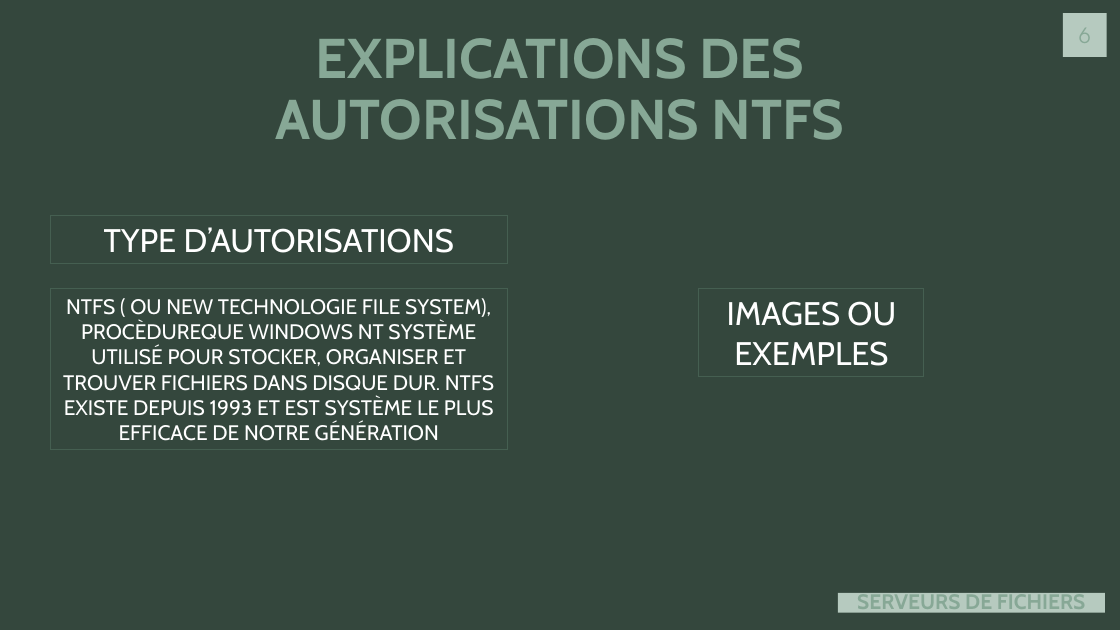
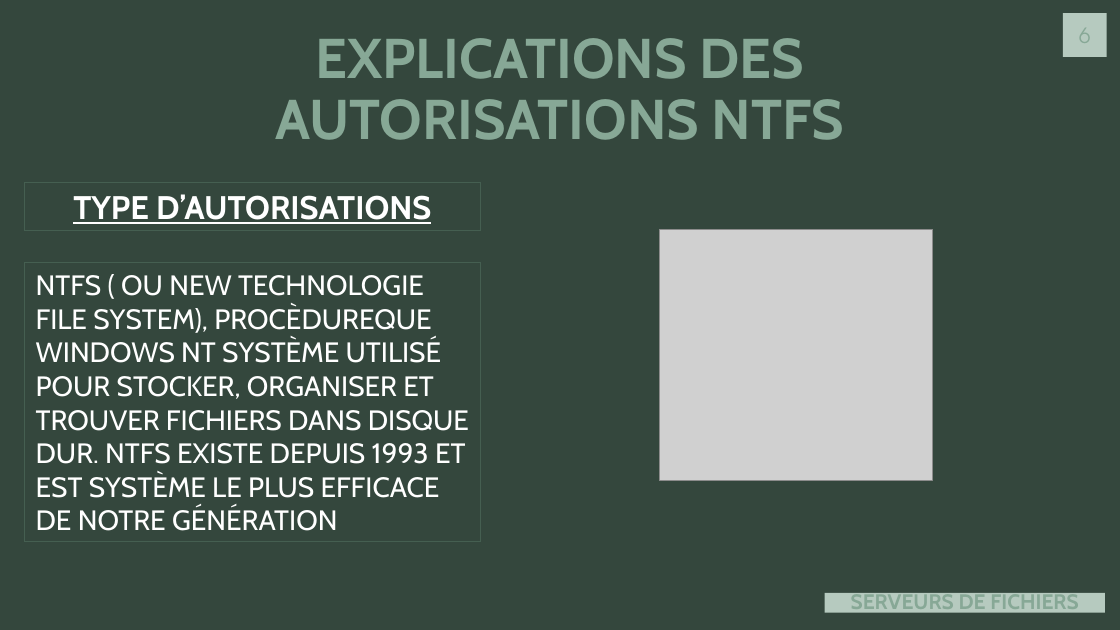
Before and after one commit to J0rg321/Serveur_Fichiers_ICT-123, a slide deck: slide 6 of SERVEUR ET FICHIERS D’IMPRESSION.pptx. Drawn at 1120x630 pixels with LibreOffice and Linux fonts; fonts in the diff are those of the drawing; grey boxes stand for pictures. Boxes give left, top, right and bottom in pixels: in the first picture for what was removed or moved away, otherwise in the second. Text is boxed around its words. In the diff, an @@ line names an element or a change of style, - is before the commit and + after.

```diff
--- a/SERVEUR ET FICHIERS D’IMPRESSION.pptx
+++ b/SERVEUR ET FICHIERS D’IMPRESSION.pptx
@@ rectangle "TYPE D’AUTORISATIONS" moved from (x1=50, y1=216, x2=507, y2=264) to (x1=24, y1=183, x2=481, y2=231) @@
@@ rectangle "TYPE D’AUTORISATIONS" at (x1=24, y1=183, x2=481, y2=231): bold on, underline on @@
@@ picture added at (x1=660, y1=229, x2=933, y2=481) @@
@@ rectangle "NTFS ( OU NEW TECHNOLOGIE ..." resized from (x1=50, y1=289, x2=507, y2=450) to (x1=24, y1=262, x2=481, y2=542) @@
@@ rectangle "NTFS ( OU NEW TECHNOLOGIE ..." at (x1=24, y1=262, x2=481, y2=542): size 18 to 24 pt; alignment centre to left @@
@@ rectangle removed at (x1=699, y1=289, x2=924, y2=376) @@
-IMAGES OU EXEMPLES
@@ title "SERVEURS DE FICHIERS" resized from (x1=838, y1=593, x2=1105, y2=613) to (x1=824, y1=593, x2=1104, y2=613) @@
```
Also in this commit, not shown: 4 other slides changed, 1 slide added, 1 other file.
